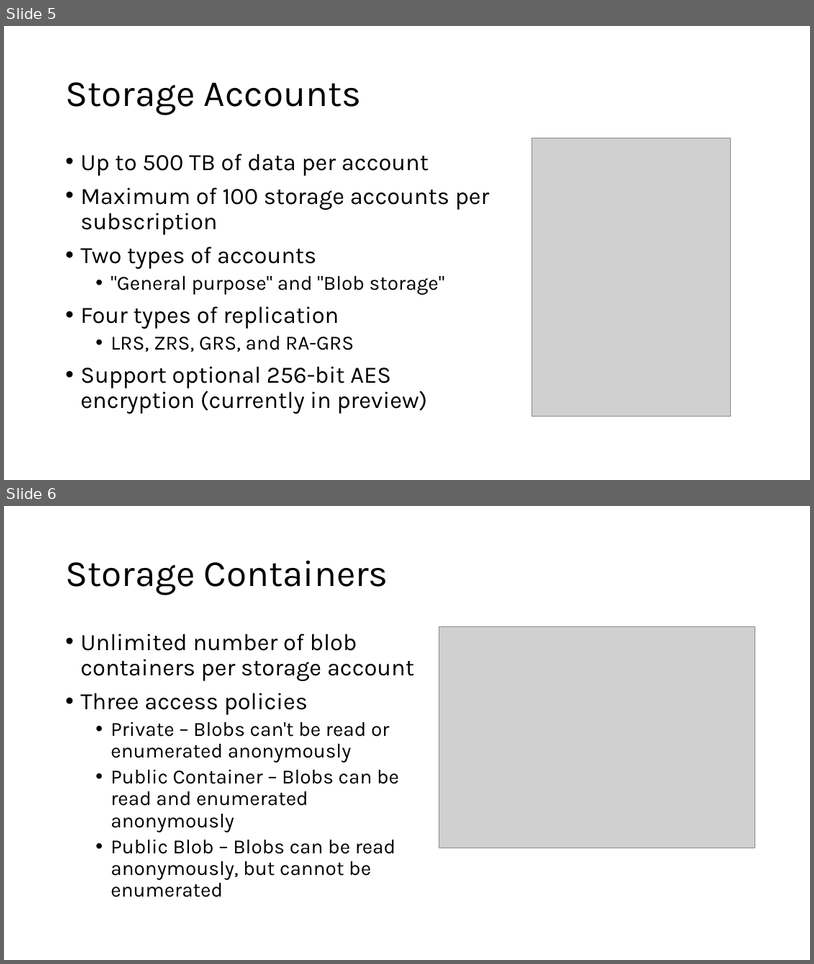
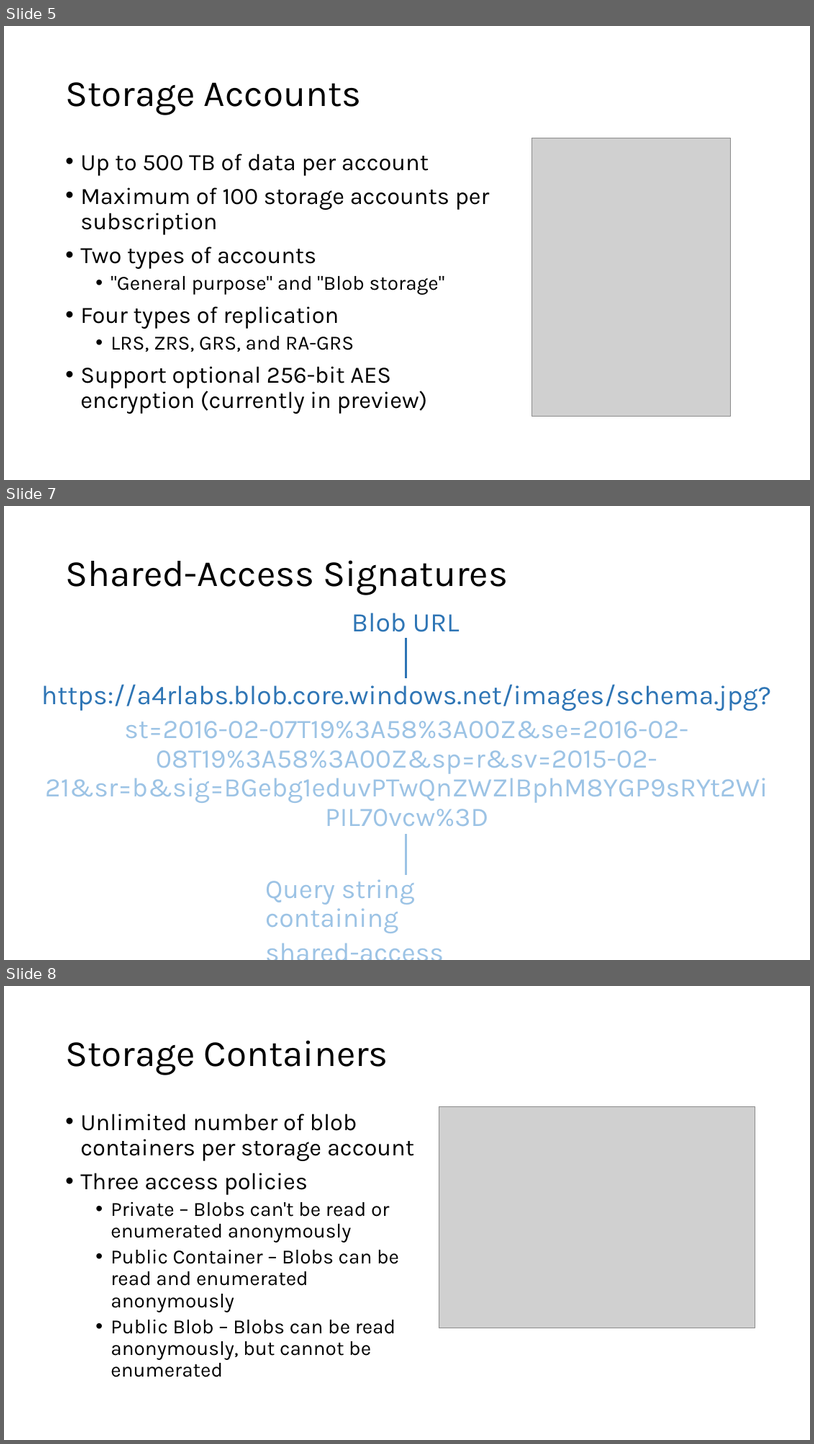
Before and after one commit to microsoft/AcademicContent, a slide deck: Workshop/Content/3. Storage/Azure Storage and Cognitive Services.pptx. Shown one above the other, each under a label of ours: slides 5 and 6 before the commit, slides 5, 7 and 8 after it; the slides between them are not shown. The pictures are 814x964 and 814x1444 pixels, drawn with LibreOffice and Linux fonts; fonts in the diff are those of the drawing; grey boxes stand for pictures. Boxes give left, top, right and bottom in pixels: in the first picture for what was removed or moved away, otherwise in the second. Text is boxed around its words. In the diff, an @@ line names an element or a change of style, - is before the commit and + after.

```diff
--- a/Workshop/Content/3. Storage/Azure Storage and Cognitive Services.pptx
+++ b/Workshop/Content/3. Storage/Azure Storage and Cognitive Services.pptx
@@ slide 7 added at [4, 506, 810, 960], background #FFFFFF @@
@@ title added at [65, 560, 508, 595], 44 pt, text #000000 @@
+Shared-Access Signatures
@@ text added at [352, 613, 460, 638], 32 pt, text #2E75B5 @@
+Blob URL
@@ line added from (406, 637) to (406, 678), #2E75B5 2.25 pt @@
@@ text added at [41, 684, 772, 826], 32 pt, text #9CC3E5 @@
+https://a4rlabs.blob.core.windows.net/images/schema.jpg?
+st=2016-02-07T19%3A58%3A00Z&se=2016-02-08T19%3A58%3A00Z&sp=r&sv=2015-02-21&sr=b&sig=BGebg1eduvPTwQnZWZlBphM8YGP9sRYt2WiPIL70vcw%3D
@@ line added from (406, 834) to (406, 875), #9CC3E5 2.25 pt @@
@@ text added at [265, 873, 415, 933], 32 pt, text #9CC3E5 @@
+Query string containing
+shared-access signature
@@ what was slide 6 is now slide 8 @@
```
Also in this commit, not shown: 1 other slide added, 6 slides removed.
